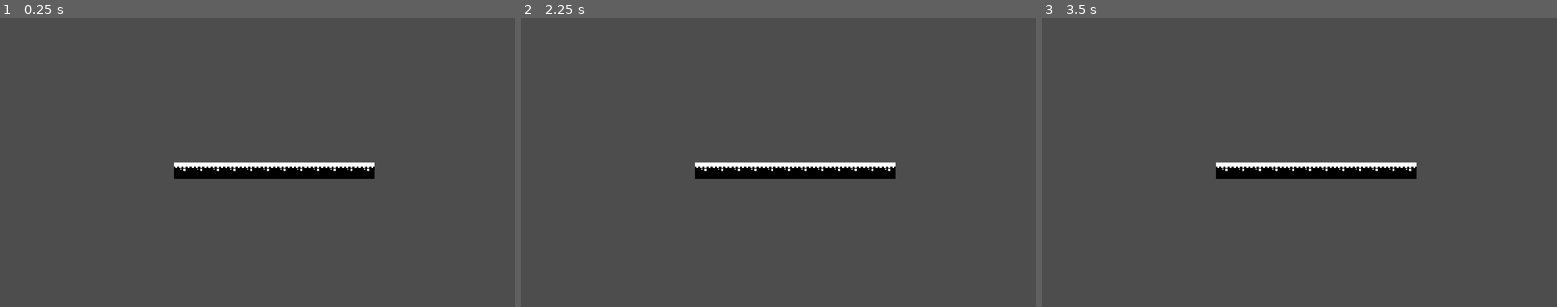
Above: before the commit, frames 1-3 (left to right).
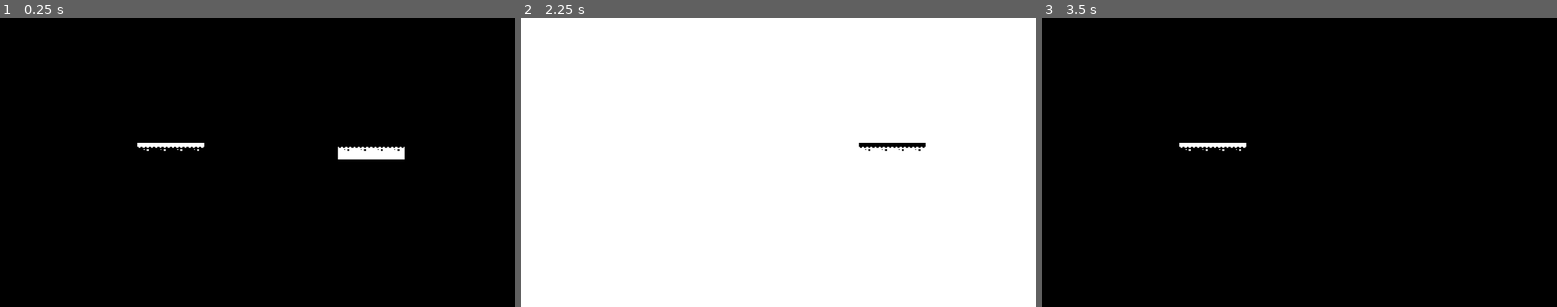
Above: after the commit, the same moments.

Repository: miguel-warken/ThroughTheMirror
Game: Godot game, scene res://scenes/game.tscn
Same seed, same stepped clock (60 frames per second), same inputs: the game is played once before the commit and once after it. Before the commit the project starts from res://game.tscn.
Inputs (mouse positions are in pixels of both pictures, inside the frame that each line leads up to):
- Up to frame 1 (0.25 s): no input
- Up to frame 2 (2.25 s): tap Enter at 0.5, 2 s; move the mouse to (891, 148) at 0.52 s; click (891, 148) at 0.6 s; tap Space at 1.25 s; move the mouse to (675, 176) at 1.27 s; click (675, 176) at 1.35 s; move the mouse to (830, 98) at 2.02 s; click (830, 98) at 2.1 s
- Up to frame 3 (3.5 s): tap Space at 2.75 s; move the mouse to (1273, 220) at 2.77 s; click (1273, 220) at 2.85 s

The runs differ from the first frame. In frame 1, 99% of the frame differs, in the area x 0-100%, y 0-100%; in frame 2, 99%; in frame 3, 99%.

Commit message:
Adicionado Toggle de TileMaps
Falta adionar as layers de colisão para player poder colidir com os tiles

Diff:
--- a/project.godot
+++ b/project.godot
@@ -11,7 +11,7 @@
 [application]
 
 config/name="Jogo Atual"
-run/main_scene="res://game.tscn"
+run/main_scene="res://scenes/game.tscn"
 config/features=PackedStringArray("4.2", "Forward Plus")
 config/icon="res://icon.svg"
 
--- /dev/null
+++ b/scenes/game.tscn
@@ -0,0 +1,885 @@
+[gd_scene load_steps=8 format=3 uid="uid://bne1s3a5vca7s"]
+
+[ext_resource type="Script" path="res://scripts/game.gd" id="1_8w7iv"]
+[ext_resource type="Texture2D" uid="uid://bq8nuu270li5f" path="res://tiles/tilemaps/tilemap_bblack.png" id="2_2vgbj"]
+[ext_resource type="Texture2D" uid="uid://cpqgws7uwyfw3" path="res://tiles/tilemaps/tilemap_bwhite.png" id="3_fhjy1"]
+
+[sub_resource type="TileSetAtlasSource" id="TileSetAtlasSource_b5qyf"]
+resource_name = "blacktilemap"
+texture = ExtResource("2_2vgbj")
+separation = Vector2i(1, 1)
+0:0/0 = 0
+1:0/0 = 0
+2:0/0 = 0
+3:0/0 = 0
+4:0/0 = 0
+5:0/0 = 0
+6:0/0 = 0
+7:0/0 = 0
+8:0/0 = 0
+9:0/0 = 0
+10:0/0 = 0
+11:0/0 = 0
+12:0/0 = 0
+13:0/0 = 0
+14:0/0 = 0
+15:0/0 = 0
+16:0/0 = 0
+17:0/0 = 0
+18:0/0 = 0
+19:0/0 = 0
+0:1/0 = 0
+1:1/0 = 0
+2:1/0 = 0
+3:1/0 = 0
+4:1/0 = 0
+5:1/0 = 0
+6:1/0 = 0
+7:1/0 = 0
+8:1/0 = 0
+9:1/0 = 0
+10:1/0 = 0
+11:1/0 = 0
+12:1/0 = 0
+13:1/0 = 0
+14:1/0 = 0
+15:1/0 = 0
+16:1/0 = 0
+17:1/0 = 0
+18:1/0 = 0
+19:1/0 = 0
+0:2/0 = 0
+1:2/0 = 0
+2:2/0 = 0
+3:2/0 = 0
+4:2/0 = 0
+5:2/0 = 0
+6:2/0 = 0
+7:2/0 = 0
+8:2/0 = 0
+9:2/0 = 0
+10:2/0 = 0
+11:2/0 = 0
+12:2/0 = 0
+13:2/0 = 0
+14:2/0 = 0
+15:2/0 = 0
+16:2/0 = 0
+17:2/0 = 0
+18:2/0 = 0
+19:2/0 = 0
+0:3/0 = 0
+1:3/0 = 0
+2:3/0 = 0
+3:3/0 = 0
+4:3/0 = 0
+5:3/0 = 0
+6:3/0 = 0
+7:3/0 = 0
+8:3/0 = 0
+9:3/0 = 0
+10:3/0 = 0
+11:3/0 = 0
+12:3/0 = 0
+13:3/0 = 0
+14:3/0 = 0
+15:3/0 = 0
+16:3/0 = 0
+17:3/0 = 0
+18:3/0 = 0
+19:3/0 = 0
+0:4/0 = 0
+1:4/0 = 0
+2:4/0 = 0
+3:4/0 = 0
+4:4/0 = 0
+5:4/0 = 0
+6:4/0 = 0
+7:4/0 = 0
+8:4/0 = 0
+9:4/0 = 0
+10:4/0 = 0
+11:4/0 = 0
+12:4/0 = 0
+13:4/0 = 0
+14:4/0 = 0
+15:4/0 = 0
+16:4/0 = 0
+17:4/0 = 0
+18:4/0 = 0
+19:4/0 = 0
+0:5/0 = 0
+1:5/0 = 0
+2:5/0 = 0
+3:5/0 = 0
+4:5/0 = 0
+5:5/0 = 0
+6:5/0 = 0
+7:5/0 = 0
+8:5/0 = 0
+9:5/0 = 0
+10:5/0 = 0
+11:5/0 = 0
+12:5/0 = 0
+13:5/0 = 0
+14:5/0 = 0
+15:5/0 = 0
+17:5/0 = 0
+18:5/0 = 0
+19:5/0 = 0
+0:6/0 = 0
+1:6/0 = 0
+2:6/0 = 0
+3:6/0 = 0
+4:6/0 = 0
+5:6/0 = 0
+6:6/0 = 0
+7:6/0 = 0
+8:6/0 = 0
+9:6/0 = 0
+10:6/0 = 0
+11:6/0 = 0
+12:6/0 = 0
+13:6/0 = 0
+14:6/0 = 0
+15:6/0 = 0
+16:6/0 = 0
+17:6/0 = 0
+18:6/0 = 0
+19:6/0 = 0
+0:7/0 = 0
+1:7/0 = 0
+2:7/0 = 0
+3:7/0 = 0
+4:7/0 = 0
+5:7/0 = 0
+6:7/0 = 0
+7:7/0 = 0
+8:7/0 = 0
+9:7/0 = 0
+10:7/0 = 0
+11:7/0 = 0
+12:7/0 = 0
+13:7/0 = 0
+14:7/0 = 0
+15:7/0 = 0
+16:7/0 = 0
+17:7/0 = 0
+18:7/0 = 0
+19:7/0 = 0
+0:8/0 = 0
+1:8/0 = 0
+2:8/0 = 0
+3:8/0 = 0
+4:8/0 = 0
+5:8/0 = 0
+6:8/0 = 0
+7:8/0 = 0
+8:8/0 = 0
+9:8/0 = 0
+10:8/0 = 0
+11:8/0 = 0
+12:8/0 = 0
+13:8/0 = 0
+14:8/0 = 0
+15:8/0 = 0
+16:8/0 = 0
+17:8/0 = 0
+18:8/0 = 0
+19:8/0 = 0
+0:9/0 = 0
+1:9/0 = 0
+2:9/0 = 0
+3:9/0 = 0
+4:9/0 = 0
+5:9/0 = 0
+6:9/0 = 0
+7:9/0 = 0
+8:9/0 = 0
+9:9/0 = 0
+10:9/0 = 0
+11:9/0 = 0
+12:9/0 = 0
+13:9/0 = 0
+14:9/0 = 0
+15:9/0 = 0
+16:9/0 = 0
+17:9/0 = 0
+18:9/0 = 0
+19:9/0 = 0
+0:10/0 = 0
+1:10/0 = 0
+2:10/0 = 0
+3:10/0 = 0
+4:10/0 = 0
+5:10/0 = 0
+6:10/0 = 0
+7:10/0 = 0
+8:10/0 = 0
+9:10/0 = 0
+10:10/0 = 0
+11:10/0 = 0
+12:10/0 = 0
+13:10/0 = 0
+14:10/0 = 0
+15:10/0 = 0
+16:10/0 = 0
+17:10/0 = 0
+18:10/0 = 0
+19:10/0 = 0
+0:11/0 = 0
+1:11/0 = 0
+2:11/0 = 0
+3:11/0 = 0
+4:11/0 = 0
+5:11/0 = 0
+6:11/0 = 0
+7:11/0 = 0
+8:11/0 = 0
+9:11/0 = 0
+10:11/0 = 0
+11:11/0 = 0
+12:11/0 = 0
+13:11/0 = 0
+14:11/0 = 0
+15:11/0 = 0
+16:11/0 = 0
+17:11/0 = 0
+18:11/0 = 0
+19:11/0 = 0
+0:12/0 = 0
+1:12/0 = 0
+2:12/0 = 0
+3:12/0 = 0
+4:12/0 = 0
+5:12/0 = 0
+6:12/0 = 0
+7:12/0 = 0
+8:12/0 = 0
+9:12/0 = 0
+10:12/0 = 0
+11:12/0 = 0
+12:12/0 = 0
+13:12/0 = 0
+14:12/0 = 0
+15:12/0 = 0
+16:12/0 = 0
+17:12/0 = 0
+18:12/0 = 0
+19:12/0 = 0
+0:13/0 = 0
+1:13/0 = 0
+2:13/0 = 0
+3:13/0 = 0
+4:13/0 = 0
+5:13/0 = 0
+6:13/0 = 0
+7:13/0 = 0
+8:13/0 = 0
+9:13/0 = 0
+10:13/0 = 0
+11:13/0 = 0
+12:13/0 = 0
+13:13/0 = 0
+14:13/0 = 0
+15:13/0 = 0
+16:13/0 = 0
+17:13/0 = 0
+18:13/0 = 0
+19:13/0 = 0
+0:14/0 = 0
+1:14/0 = 0
+2:14/0 = 0
+3:14/0 = 0
+4:14/0 = 0
+5:14/0 = 0
+6:14/0 = 0
+7:14/0 = 0
+8:14/0 = 0
+9:14/0 = 0
+10:14/0 = 0
+11:14/0 = 0
+12:14/0 = 0
+13:14/0 = 0
+14:14/0 = 0
+15:14/0 = 0
+16:14/0 = 0
+17:14/0 = 0
+18:14/0 = 0
+19:14/0 = 0
+0:15/0 = 0
+1:15/0 = 0
+2:15/0 = 0
+3:15/0 = 0
+4:15/0 = 0
+5:15/0 = 0
+6:15/0 = 0
+7:15/0 = 0
+8:15/0 = 0
+9:15/0 = 0
+10:15/0 = 0
+11:15/0 = 0
+12:15/0 = 0
+13:15/0 = 0
+14:15/0 = 0
+15:15/0 = 0
+16:15/0 = 0
+17:15/0 = 0
+18:15/0 = 0
+19:15/0 = 0
+0:16/0 = 0
+1:16/0 = 0
+2:16/0 = 0
+3:16/0 = 0
+4:16/0 = 0
+5:16/0 = 0
+6:16/0 = 0
+7:16/0 = 0
+8:16/0 = 0
+9:16/0 = 0
+10:16/0 = 0
+11:16/0 = 0
+12:16/0 = 0
+13:16/0 = 0
+14:16/0 = 0
+15:16/0 = 0
+16:16/0 = 0
+17:16/0 = 0
+18:16/0 = 0
+19:16/0 = 0
+0:17/0 = 0
+1:17/0 = 0
+2:17/0 = 0
+3:17/0 = 0
+4:17/0 = 0
+5:17/0 = 0
+6:17/0 = 0
+7:17/0 = 0
+8:17/0 = 0
+9:17/0 = 0
+10:17/0 = 0
+11:17/0 = 0
+12:17/0 = 0
+13:17/0 = 0
+14:17/0 = 0
+15:17/0 = 0
+16:17/0 = 0
+17:17/0 = 0
+18:17/0 = 0
+19:17/0 = 0
+0:18/0 = 0
+1:18/0 = 0
+2:18/0 = 0
+3:18/0 = 0
+4:18/0 = 0
+5:18/0 = 0
+6:18/0 = 0
+7:18/0 = 0
+8:18/0 = 0
+9:18/0 = 0
+10:18/0 = 0
+11:18/0 = 0
+12:18/0 = 0
+13:18/0 = 0
+14:18/0 = 0
+15:18/0 = 0
+16:18/0 = 0
+17:18/0 = 0
+18:18/0 = 0
+19:18/0 = 0
+0:19/0 = 0
+1:19/0 = 0
+2:19/0 = 0
+3:19/0 = 0
+4:19/0 = 0
+5:19/0 = 0
+6:19/0 = 0
+7:19/0 = 0
+8:19/0 = 0
+9:19/0 = 0
+10:19/0 = 0
+11:19/0 = 0
+12:19/0 = 0
+13:19/0 = 0
+14:19/0 = 0
+15:19/0 = 0
+16:19/0 = 0
+17:19/0 = 0
+18:19/0 = 0
+19:19/0 = 0
+16:5/0 = 0
+16:5/0/terrain_set = 0
+16:5/0/terrain = 0
+16:5/0/terrains_peering_bit/right_side = 0
+16:5/0/terrains_peering_bit/bottom_right_corner = 0
+16:5/0/terrains_peering_bit/bottom_side = 0
+16:5/0/terrains_peering_bit/bottom_left_corner = 0
+16:5/0/terrains_peering_bit/left_side = 0
+16:5/0/terrains_peering_bit/top_left_corner = 0
+16:5/0/terrains_peering_bit/top_side = 0
+16:5/0/terrains_peering_bit/top_right_corner = 0
+
+[sub_resource type="TileSet" id="TileSet_bk2as"]
+terrain_set_0/mode = 0
+terrain_set_0/terrain_0/name = "b_dirt"
+terrain_set_0/terrain_0/color = Color(0.5, 0.34375, 0.25, 1)
+sources/0 = SubResource("TileSetAtlasSource_b5qyf")
+
+[sub_resource type="TileSetAtlasSource" id="TileSetAtlasSource_xwrv2"]
+texture = ExtResource("3_fhjy1")
+separation = Vector2i(1, 1)
+0:0/0 = 0
+1:0/0 = 0
+2:0/0 = 0
+3:0/0 = 0
+4:0/0 = 0
+5:0/0 = 0
+6:0/0 = 0
+7:0/0 = 0
+8:0/0 = 0
+9:0/0 = 0
+10:0/0 = 0
+11:0/0 = 0
+12:0/0 = 0
+13:0/0 = 0
+14:0/0 = 0
+15:0/0 = 0
+16:0/0 = 0
+17:0/0 = 0
+18:0/0 = 0
+19:0/0 = 0
+0:1/0 = 0
+1:1/0 = 0
+2:1/0 = 0
+3:1/0 = 0
+4:1/0 = 0
+5:1/0 = 0
+6:1/0 = 0
+7:1/0 = 0
+8:1/0 = 0
+9:1/0 = 0
+10:1/0 = 0
+11:1/0 = 0
+12:1/0 = 0
+13:1/0 = 0
+14:1/0 = 0
+15:1/0 = 0
+16:1/0 = 0
+17:1/0 = 0
+18:1/0 = 0
+19:1/0 = 0
+0:2/0 = 0
+1:2/0 = 0
+2:2/0 = 0
+3:2/0 = 0
+4:2/0 = 0
+5:2/0 = 0
+6:2/0 = 0
+7:2/0 = 0
+8:2/0 = 0
+9:2/0 = 0
+10:2/0 = 0
+11:2/0 = 0
+12:2/0 = 0
+13:2/0 = 0
+14:2/0 = 0
+15:2/0 = 0
+16:2/0 = 0
+17:2/0 = 0
+18:2/0 = 0
+19:2/0 = 0
+0:3/0 = 0
+1:3/0 = 0
+2:3/0 = 0
+3:3/0 = 0
+4:3/0 = 0
+5:3/0 = 0
+6:3/0 = 0
+7:3/0 = 0
+8:3/0 = 0
+9:3/0 = 0
+10:3/0 = 0
+11:3/0 = 0
+12:3/0 = 0
+13:3/0 = 0
+14:3/0 = 0
+15:3/0 = 0
+16:3/0 = 0
+17:3/0 = 0
+18:3/0 = 0
+19:3/0 = 0
+0:4/0 = 0
+1:4/0 = 0
+2:4/0 = 0
+3:4/0 = 0
+4:4/0 = 0
+5:4/0 = 0
+6:4/0 = 0
+7:4/0 = 0
+8:4/0 = 0
+9:4/0 = 0
+10:4/0 = 0
+11:4/0 = 0
+12:4/0 = 0
+13:4/0 = 0
+14:4/0 = 0
+15:4/0 = 0
+16:4/0 = 0
+17:4/0 = 0
+18:4/0 = 0
+19:4/0 = 0
+0:5/0 = 0
+1:5/0 = 0
+2:5/0 = 0
+3:5/0 = 0
+4:5/0 = 0
+5:5/0 = 0
+6:5/0 = 0
+7:5/0 = 0
+8:5/0 = 0
+9:5/0 = 0
+10:5/0 = 0
+11:5/0 = 0
+12:5/0 = 0
+13:5/0 = 0
+14:5/0 = 0
+15:5/0 = 0
+16:5/0 = 0
+16:5/0/terrain_set = 0
+16:5/0/terrain = 0
+16:5/0/terrains_peering_bit/right_side = 0
+16:5/0/terrains_peering_bit/bottom_right_corner = 0
+16:5/0/terrains_peering_bit/bottom_side = 0
+16:5/0/terrains_peering_bit/bottom_left_corner = 0
+16:5/0/terrains_peering_bit/left_side = 0
+16:5/0/terrains_peering_bit/top_left_corner = 0
+16:5/0/terrains_peering_bit/top_side = 0
+16:5/0/terrains_peering_bit/top_right_corner = 0
+17:5/0 = 0
+18:5/0 = 0
+19:5/0 = 0
+0:6/0 = 0
+1:6/0 = 0
+2:6/0 = 0
+3:6/0 = 0
+4:6/0 = 0
+5:6/0 = 0
+6:6/0 = 0
+7:6/0 = 0
+8:6/0 = 0
+9:6/0 = 0
+10:6/0 = 0
+11:6/0 = 0
+12:6/0 = 0
+13:6/0 = 0
+14:6/0 = 0
+15:6/0 = 0
+16:6/0 = 0
+17:6/0 = 0
+18:6/0 = 0
+19:6/0 = 0
+0:7/0 = 0
+1:7/0 = 0
+2:7/0 = 0
+3:7/0 = 0
+4:7/0 = 0
+5:7/0 = 0
+6:7/0 = 0
+7:7/0 = 0
+8:7/0 = 0
+9:7/0 = 0
+10:7/0 = 0
+11:7/0 = 0
+12:7/0 = 0
+13:7/0 = 0
+14:7/0 = 0
+15:7/0 = 0
+16:7/0 = 0
+17:7/0 = 0
+18:7/0 = 0
+19:7/0 = 0
+0:8/0 = 0
+1:8/0 = 0
+2:8/0 = 0
+3:8/0 = 0
+4:8/0 = 0
+5:8/0 = 0
+6:8/0 = 0
+7:8/0 = 0
+8:8/0 = 0
+9:8/0 = 0
+10:8/0 = 0
+11:8/0 = 0
+12:8/0 = 0
+13:8/0 = 0
+14:8/0 = 0
+15:8/0 = 0
+16:8/0 = 0
+17:8/0 = 0
+18:8/0 = 0
+19:8/0 = 0
+0:9/0 = 0
+1:9/0 = 0
+2:9/0 = 0
+3:9/0 = 0
+4:9/0 = 0
+5:9/0 = 0
+6:9/0 = 0
+7:9/0 = 0
+8:9/0 = 0
+9:9/0 = 0
+10:9/0 = 0
+11:9/0 = 0
+12:9/0 = 0
+13:9/0 = 0
+14:9/0 = 0
+15:9/0 = 0
+16:9/0 = 0
+17:9/0 = 0
+18:9/0 = 0
+19:9/0 = 0
+0:10/0 = 0
+1:10/0 = 0
+2:10/0 = 0
+3:10/0 = 0
+4:10/0 = 0
+5:10/0 = 0
+6:10/0 = 0
+7:10/0 = 0
+8:10/0 = 0
+9:10/0 = 0
+10:10/0 = 0
+11:10/0 = 0
+12:10/0 = 0
+13:10/0 = 0
+14:10/0 = 0
+15:10/0 = 0
+16:10/0 = 0
+17:10/0 = 0
+18:10/0 = 0
+19:10/0 = 0
+0:11/0 = 0
+1:11/0 = 0
+2:11/0 = 0
+3:11/0 = 0
+4:11/0 = 0
+5:11/0 = 0
+6:11/0 = 0
+7:11/0 = 0
+8:11/0 = 0
+9:11/0 = 0
+10:11/0 = 0
+11:11/0 = 0
+12:11/0 = 0
+13:11/0 = 0
+14:11/0 = 0
+15:11/0 = 0
+16:11/0 = 0
+17:11/0 = 0
+18:11/0 = 0
+19:11/0 = 0
+0:12/0 = 0
+1:12/0 = 0
+2:12/0 = 0
+3:12/0 = 0
+4:12/0 = 0
+5:12/0 = 0
+6:12/0 = 0
+7:12/0 = 0
+8:12/0 = 0
+9:12/0 = 0
+10:12/0 = 0
+11:12/0 = 0
+12:12/0 = 0
+13:12/0 = 0
+14:12/0 = 0
+15:12/0 = 0
+16:12/0 = 0
+17:12/0 = 0
+18:12/0 = 0
+19:12/0 = 0
+0:13/0 = 0
+1:13/0 = 0
+2:13/0 = 0
+3:13/0 = 0
+4:13/0 = 0
+5:13/0 = 0
+6:13/0 = 0
+7:13/0 = 0
+8:13/0 = 0
+9:13/0 = 0
+10:13/0 = 0
+11:13/0 = 0
+12:13/0 = 0
+13:13/0 = 0
+14:13/0 = 0
+15:13/0 = 0
+16:13/0 = 0
+17:13/0 = 0
+18:13/0 = 0
+19:13/0 = 0
+0:14/0 = 0
+1:14/0 = 0
+2:14/0 = 0
+3:14/0 = 0
+4:14/0 = 0
+5:14/0 = 0
+6:14/0 = 0
+7:14/0 = 0
+8:14/0 = 0
+9:14/0 = 0
+10:14/0 = 0
+11:14/0 = 0
+12:14/0 = 0
+13:14/0 = 0
+14:14/0 = 0
+15:14/0 = 0
+16:14/0 = 0
+17:14/0 = 0
+18:14/0 = 0
+19:14/0 = 0
+0:15/0 = 0
+1:15/0 = 0
+2:15/0 = 0
+3:15/0 = 0
+4:15/0 = 0
+5:15/0 = 0
+6:15/0 = 0
+7:15/0 = 0
+8:15/0 = 0
+9:15/0 = 0
+10:15/0 = 0
+11:15/0 = 0
+12:15/0 = 0
+13:15/0 = 0
+14:15/0 = 0
+15:15/0 = 0
+16:15/0 = 0
+17:15/0 = 0
+18:15/0 = 0
+19:15/0 = 0
+0:16/0 = 0
+1:16/0 = 0
+2:16/0 = 0
+3:16/0 = 0
+4:16/0 = 0
+5:16/0 = 0
+6:16/0 = 0
+7:16/0 = 0
+8:16/0 = 0
+9:16/0 = 0
+10:16/0 = 0
+11:16/0 = 0
+12:16/0 = 0
+13:16/0 = 0
+14:16/0 = 0
+15:16/0 = 0
+16:16/0 = 0
+17:16/0 = 0
+18:16/0 = 0
+19:16/0 = 0
+0:17/0 = 0
+1:17/0 = 0
+2:17/0 = 0
+3:17/0 = 0
+4:17/0 = 0
+5:17/0 = 0
+6:17/0 = 0
+7:17/0 = 0
+8:17/0 = 0
+9:17/0 = 0
+10:17/0 = 0
+11:17/0 = 0
+12:17/0 = 0
+13:17/0 = 0
+14:17/0 = 0
+15:17/0 = 0
+16:17/0 = 0
+17:17/0 = 0
+18:17/0 = 0
+19:17/0 = 0
+0:18/0 = 0
+1:18/0 = 0
+2:18/0 = 0
+3:18/0 = 0
+4:18/0 = 0
+5:18/0 = 0
+6:18/0 = 0
+7:18/0 = 0
+8:18/0 = 0
+9:18/0 = 0
+10:18/0 = 0
+11:18/0 = 0
+12:18/0 = 0
+13:18/0 = 0
+14:18/0 = 0
+15:18/0 = 0
+16:18/0 = 0
+17:18/0 = 0
+18:18/0 = 0
+19:18/0 = 0
+0:19/0 = 0
+1:19/0 = 0
+2:19/0 = 0
+3:19/0 = 0
+4:19/0 = 0
+5:19/0 = 0
+6:19/0 = 0
+7:19/0 = 0
+8:19/0 = 0
+9:19/0 = 0
+10:19/0 = 0
+11:19/0 = 0
+12:19/0 = 0
+13:19/0 = 0
+14:19/0 = 0
+15:19/0 = 0
+16:19/0 = 0
+17:19/0 = 0
+18:19/0 = 0
+19:19/0 = 0
+
+[sub_resource type="TileSet" id="TileSet_0h4vr"]
+terrain_set_0/mode = 0
+terrain_set_0/terrain_0/name = "w_dirt"
+terrain_set_0/terrain_0/color = Color(0.5, 0.34375, 0.25, 1)
+sources/0 = SubResource("TileSetAtlasSource_xwrv2")
+
+[node name="Game" type="Node2D"]
+script = ExtResource("1_8w7iv")
+
+[node name="Level1" type="Node" parent="."]
+
+[node name="BlackTileMap" type="TileMap" parent="Level1"]
+texture_filter = 1
+tile_set = SubResource("TileSet_bk2as")
+format = 2
+layer_0/tile_data = PackedInt32Array(262136, 1048576, 5, 262137, 1048576, 5, 262138, 1048576, 5, 262139, 1048576, 5)
+
+[node name="WhiteTileMap" type="TileMap" parent="Level1"]
+texture_filter = 1
+tile_set = SubResource("TileSet_0h4vr")
+format = 2
+layer_0/tile_data = PackedInt32Array(196612, 1048576, 5, 196613, 1048576, 5, 196614, 1048576, 5, 196615, 1048576, 5)
+
+[node name="Control" type="Control" parent="."]
+layout_mode = 3
+anchors_preset = 0
+offset_left = -260.0
+offset_top = -72.0
+offset_right = 233.0
+offset_bottom = 206.0
+metadata/_edit_group_ = true
+metadata/_edit_lock_ = true
+
+[node name="ColorRect" type="ColorRect" parent="Control"]
+layout_mode = 0
+offset_right = 494.0
+offset_bottom = 279.0
+color = Color(0, 0, 0, 1)
+metadata/_edit_group_ = true
+metadata/_edit_lock_ = true
+
+[node name="Camera2D" type="Camera2D" parent="Control"]
+position = Vector2(247, 139)
+zoom = Vector2(2.335, 2.335)
--- /dev/null
+++ b/scripts/Control.gd
@@ -0,0 +1,10 @@
+extends Control
+
+# Called when the node enters the scene tree for the first time.
+func _ready():
+	pass
+
+
+# Called every frame. 'delta' is the elapsed time since the previous frame.
+func _process(delta):
+	pass
--- /dev/null
+++ b/scripts/game.gd
@@ -0,0 +1,37 @@
+extends Node2D
+
+@onready var bg: ColorRect = $Control/ColorRect
+@onready var black: Color = Color(0,0,0)
+@onready var white: Color = Color(1,1,1)
+
+@onready var w_tilemap: TileMap = $Level1/WhiteTileMap
+@onready var b_tilemap: TileMap = $Level1/BlackTileMap
+
+# Called when the node enters the scene tree for the first time.
+func _ready():
+	#Iniciar com fundo preto
+	bg.color = Color(0,0,0)
+
+
+# Called every frame. 'delta' is the elapsed time since the previous frame.
+func _process(delta):
+	if(Input.is_action_just_pressed("click")):
+		invert_bg()
+		invert_tiles()
+
+
+func invert_bg() -> void:
+	var bg_curr_color: Color = bg.color
+
+	if(bg_curr_color == black):
+		bg.color = white
+	else:
+		bg.color = black
+
+func invert_tiles() -> void:
+	if(bg.color == white):
+		w_tilemap.visible = true
+		b_tilemap.visible = false
+	else:
+		w_tilemap.visible = false
+		b_tilemap.visible = true
